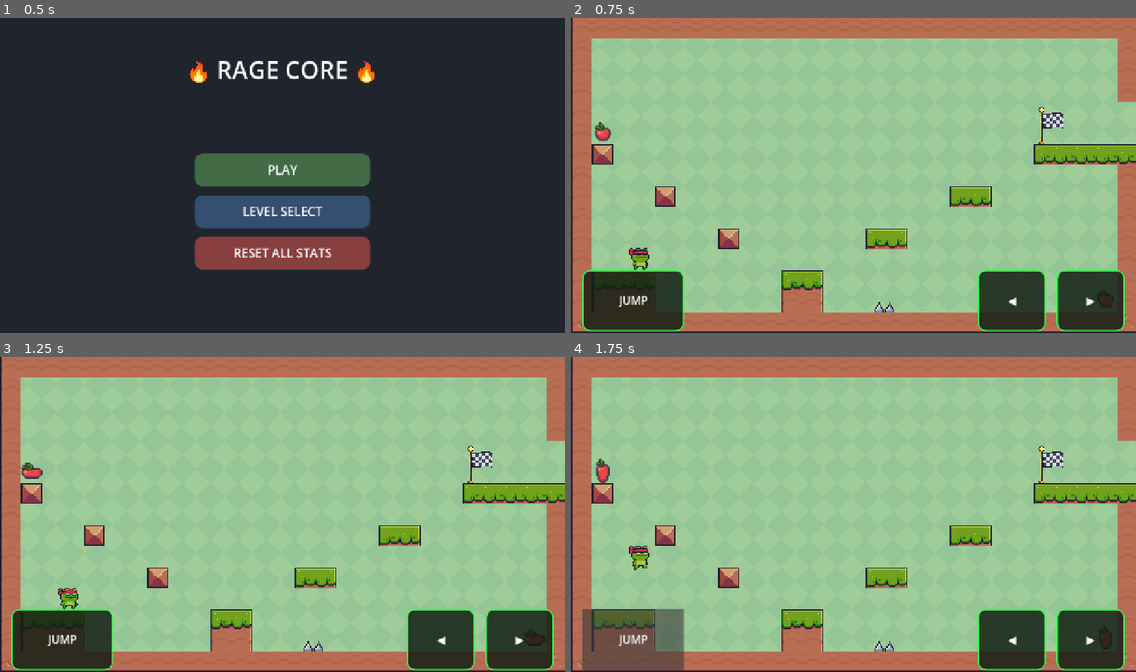
Above: before the commit, frames 1-4 (two rows, left to right).
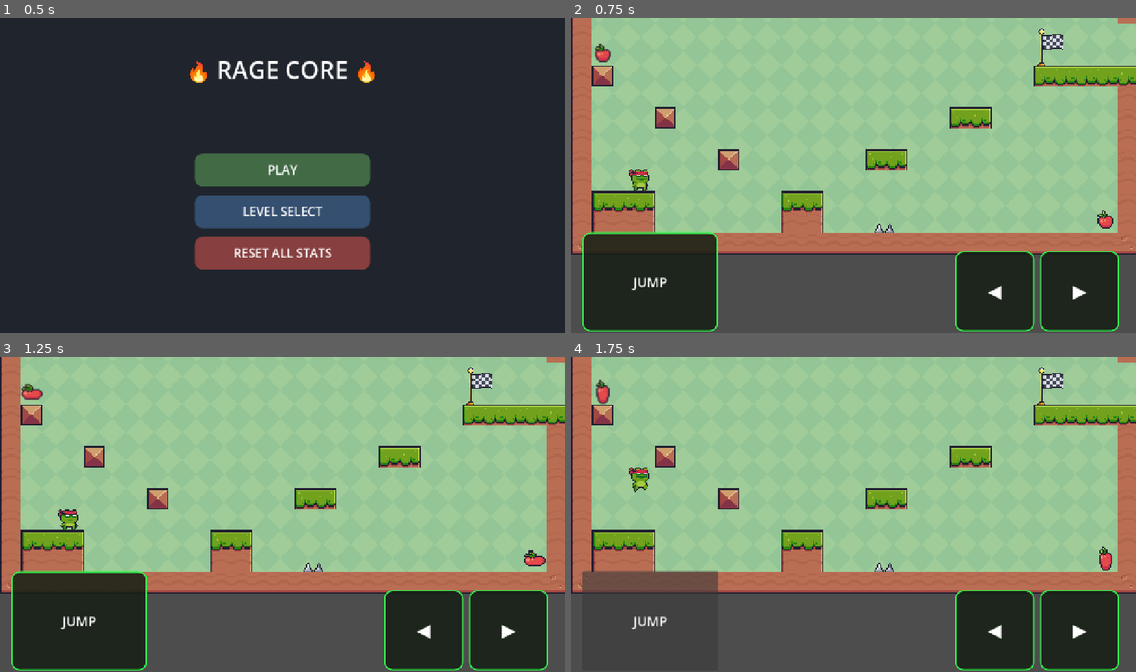
Above: after the commit, the same moments.

Repository: jakefnrr/RageCore
Game: Godot game, scene res://scenes/main_menu.tscn
Two runs of this game, one before a commit and one after it. Both use one fixed random seed, a clock stepped at 60 frames per second and the inputs below. Sound files missing from this copy of the repository are replaced by a short silence.
Inputs:
- Up to frame 1 (0.5 s): no input
- Up to frame 2 (0.75 s): click "PLAY" at 0.5 s
- Up to frame 3 (1.25 s): no input
- Up to frame 4 (1.75 s): click "JUMP" at 1.25 s

Frame 1 is identical in both runs. In frame 2, 41% of the frame differs, in the area x 0-100%, y 0-100%; in frame 3, 41%; in frame 4, 43%.

Commit message:
update

Diff:
--- a/project.godot
+++ b/project.godot
@@ -24,7 +24,6 @@
 window/size/viewport_width=1290
 window/size/viewport_height=720
 window/stretch/mode="canvas_items"
-window/stretch/aspect="keep"
 
 [input]
 
@@ -44,6 +43,7 @@
 "deadzone": 0.2,
 "events": [Object(InputEventKey,"resource_local_to_scene":false,"resource_name":"","device":-1,"window_id":0,"alt_press …(192 unchanged characters)…
 , Object(InputEventKey,"resource_local_to_scene":false,"resource_name":"","device":-1,"window_id":0,"alt_pressed":false …(182 unchanged characters)…
+, Object(InputEventKey,"resource_local_to_scene":false,"resource_name":"","device":-1,"window_id":0,"alt_pressed":false,"shift_pressed":false,"ctrl_pressed":false,"meta_pressed":false,"pressed":false,"keycode":0,"physical_keycode":4194320,"key_label":0,"unicode":0,"location":0,"echo":false,"script":null)
 ]
 }
 
--- a/scripts/player.gd
+++ b/scripts/player.gd
@@ -9,6 +9,7 @@
 const SPEED = 300.0
 const JUMP_VELOCITY = -750.0
 const LEVEL_1_PATH = "res://scenes/level1.tscn"
+const MOBILE_SCREEN_SHIFT = 180.0
 
 var jumps_remaining = 0
 var has_jumped = false
@@ -23,9 +24,23 @@
 	death_text.horizontal_alignment = HORIZONTAL_ALIGNMENT_CENTER
 	death_text.vertical_alignment = VERTICAL_ALIGNMENT_CENTER
 	death_text.add_theme_font_size_override("font_size", 80)
+	$CanvasLayer.follow_viewport_enabled = false
 
 	if OS.has_feature("mobile") or DisplayServer.is_touchscreen_available():
 		create_mobile_controls()
+
+	release_move_actions()
+
+
+func _exit_tree() -> void:
+	get_tree().root.canvas_transform = Transform2D.IDENTITY
+	release_move_actions()
+
+
+func release_move_actions() -> void:
+	Input.action_release("jump")
+	Input.action_release("left")
+	Input.action_release("right")
 
 
 func _input(event: InputEvent) -> void:
@@ -42,7 +57,10 @@
 	var mobile_layer := CanvasLayer.new()
 	mobile_layer.name = "MobileControls"
 	mobile_layer.layer = 10
+	mobile_layer.follow_viewport_enabled = false
 	add_child(mobile_layer)
+
+	get_tree().root.canvas_transform = Transform2D(0, Vector2(0, -MOBILE_SCREEN_SHIFT))
 
 	var controls := Control.new()
 	controls.set_anchors_and_offsets_preset(Control.PRESET_FULL_RECT)
@@ -54,7 +72,8 @@
 		controls,
 		"JUMP",
 		"jump",
-		0.02, 0.80, 0.20, 0.995
+		0.02, 0.68, 0.26, 0.995,
+		30
 	)
 
 	# LEFT - BOTTOM RIGHT
@@ -62,7 +81,8 @@
 		controls,
 		"◀",
 		"left",
-		0.72, 0.80, 0.84, 0.995
+		0.68, 0.74, 0.82, 0.995,
+		40
 	)
 
 	# RIGHT - BOTTOM RIGHT
@@ -70,7 +90,8 @@
 		controls,
 		"▶",
 		"right",
-		0.86, 0.80, 0.98, 0.995
+		0.83, 0.74, 0.97, 0.995,
+		40
 	)
 
 
@@ -81,7 +102,8 @@
 	left: float,
 	top: float,
 	right: float,
-	bottom: float
+	bottom: float,
+	font_size: int = 30
 ) -> void:
 	var button := Button.new()
 	button.text = button_text
@@ -97,7 +119,7 @@
 	button.offset_bottom = 0
 
 	button.focus_mode = Control.FOCUS_NONE
-	button.add_theme_font_size_override("font_size", 25)
+	button.add_theme_font_size_override("font_size", font_size)
 	button.add_theme_color_override("font_color", Color.WHITE)
 
 	var normal := StyleBoxFlat.new()
Not shown, changed: index.pck
